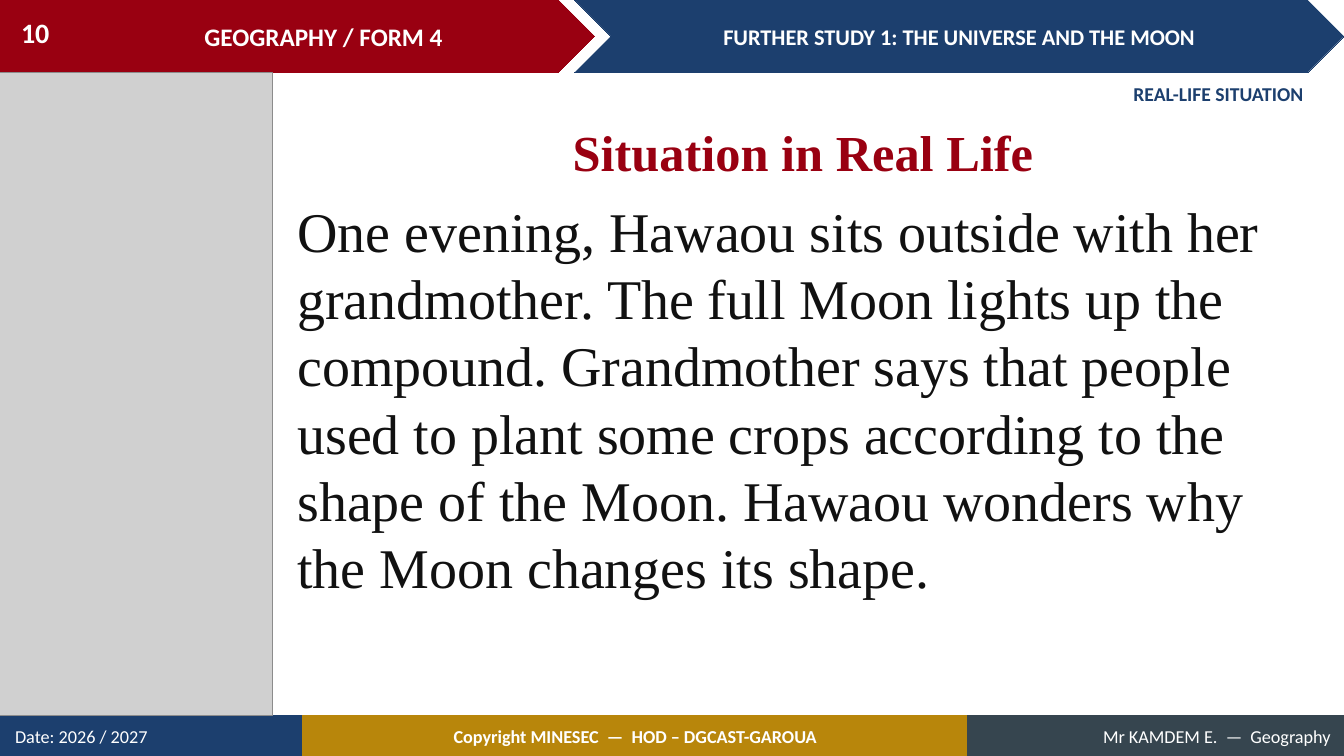
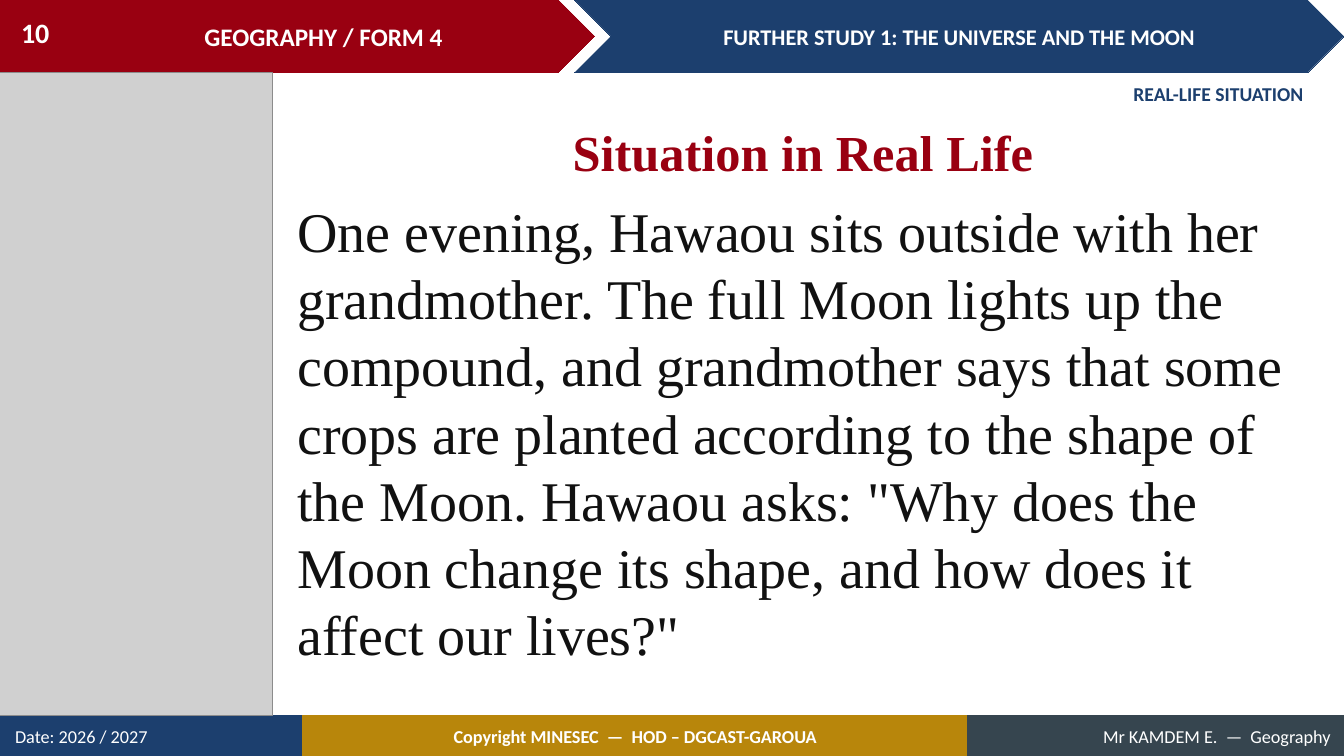
Before and after one commit to Berthautk/linea-github, a slide deck: slide 10 of lecons/F3/02_FORM4_FURTHER_STUDY1_Universe_and_Moon.pptx. Drawn at 1344x756 pixels with LibreOffice and Linux fonts; fonts in the diff are those of the drawing; grey boxes stand for pictures. Boxes give left, top, right and bottom in pixels: in the first picture for what was removed or moved away, otherwise in the second. Text is boxed around its words. In the diff, an @@ line names an element or a change of style, - is before the commit and + after.

```diff
--- a/lecons/F3/02_FORM4_FURTHER_STUDY1_Universe_and_Moon.pptx
+++ b/lecons/F3/02_FORM4_FURTHER_STUDY1_Universe_and_Moon.pptx
@@ text at (297,213,1282,656): text changed @@
-One evening, Hawaou sits outside with her grandmother. The full Moon lights up the compound. Grandmother says that people used to plant some crops according to the shape of the Moon. Hawaou wonders why the Moon changes its shape.
+One evening, Hawaou sits outside with her grandmother. The full Moon lights up the compound, and grandmother says that some crops are planted according to the shape of the Moon. Hawaou asks: "Why does the Moon change its shape, and how does it affect our lives?"
```
Also in this commit, not shown: 15 other slides changed, 10 slides added, 10 other files.
